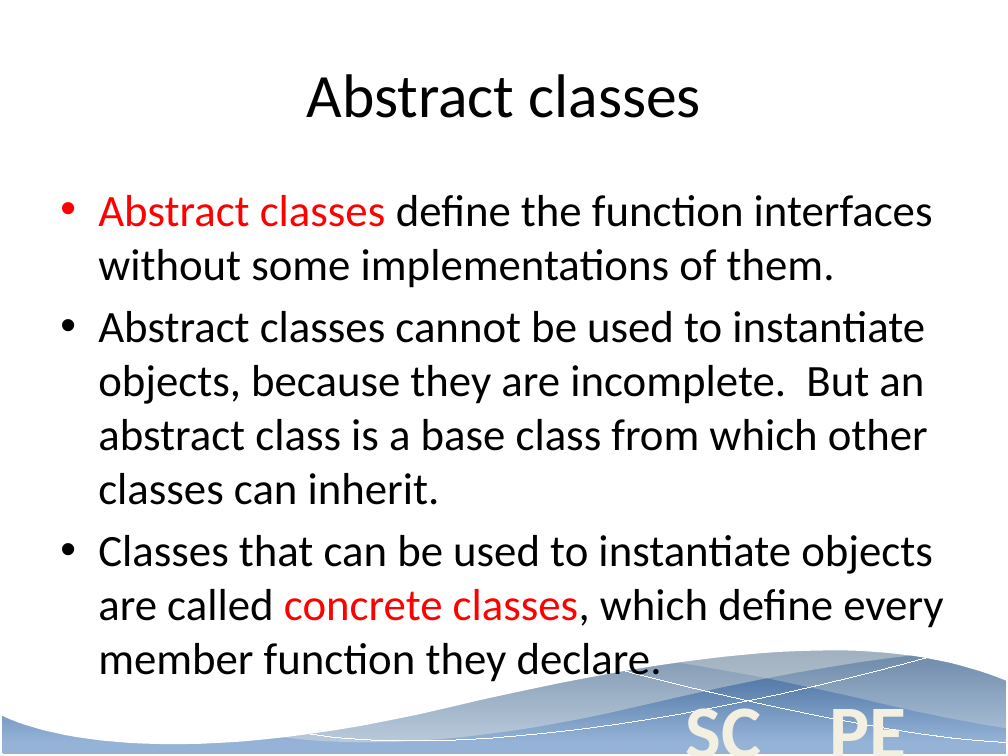
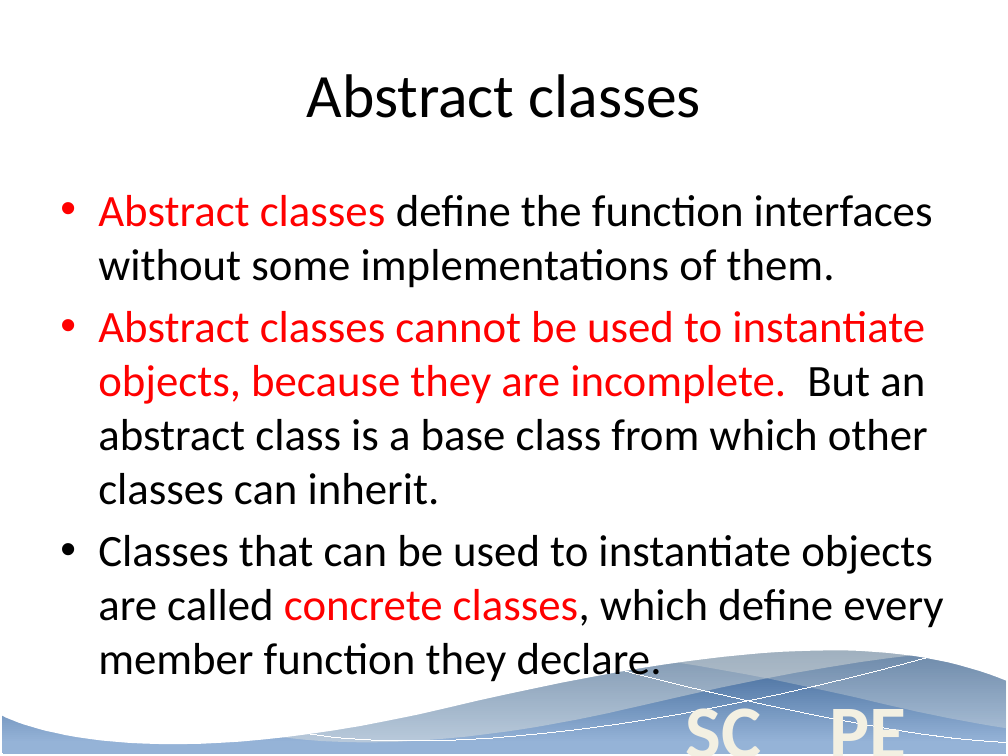
Before and after one commit to AceBenson/ProgrammingII, a slide deck: slide 16 of Lecture/Week10/Week11.pptx. Drawn at 1008x756 pixels with LibreOffice and Linux fonts; fonts in the diff are those of the drawing; background and template pictures are left out. Boxes give left, top, right and bottom in pixels: in the first picture for what was removed or moved away, otherwise in the second. Text is boxed around its words. In the diff, an @@ line names an element or a change of style, - is before the commit and + after.

```diff
--- a/Lecture/Week10/Week11.pptx
+++ b/Lecture/Week10/Week11.pptx
@@ text at [98, 311, 928, 505]: text colour #000000 to #FF0000 in "Abstract classes cannot be used to instantiate ..." @@
```
Also in this commit, not shown: 2 other slides changed, 9 other files.
